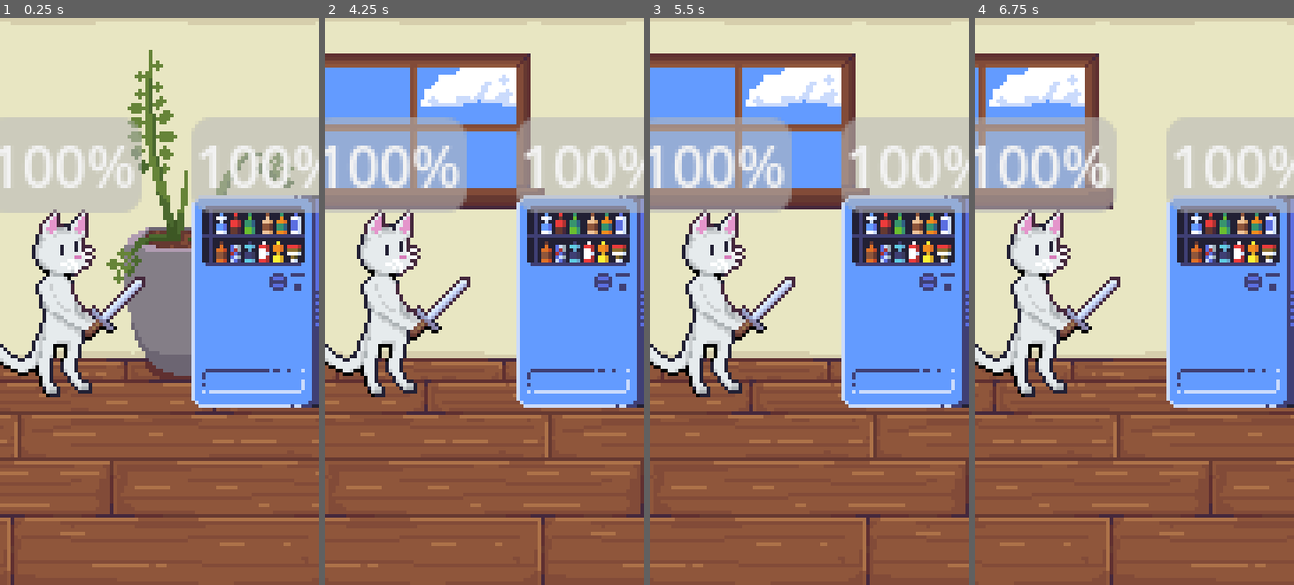
Above: before the commit, frames 1-4 (left to right).
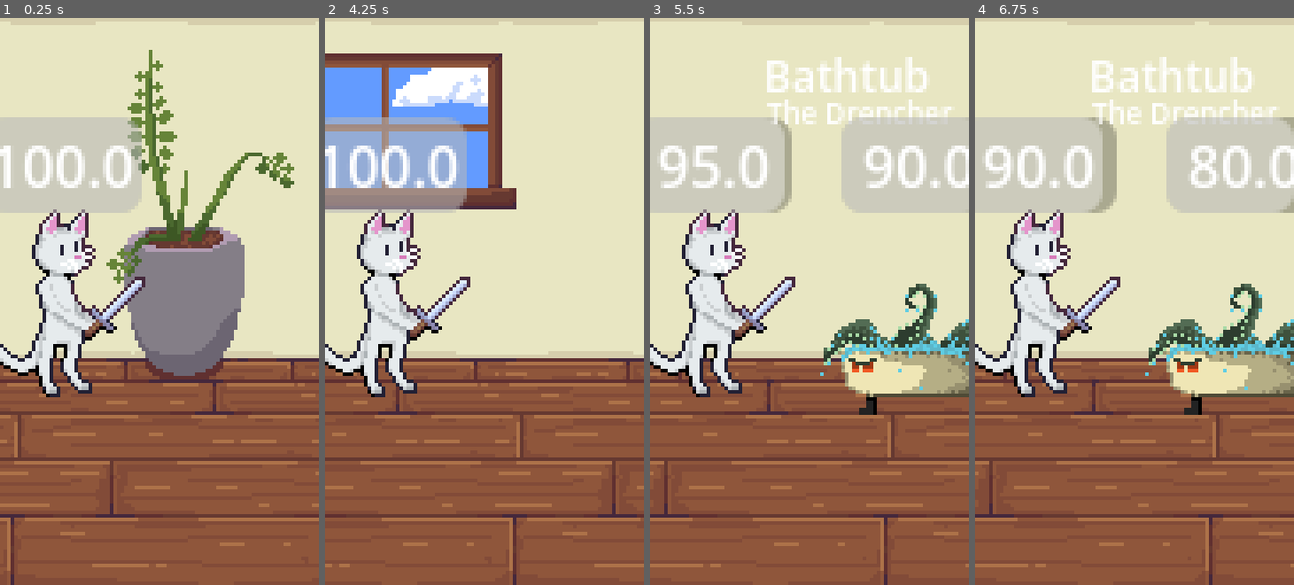
Above: after the commit, the same moments.

Repository: Maksim3l/PixelCats-Go
Game: Godot game, scene res://screens/app.tscn
Same seed, same stepped clock (60 frames per second), same inputs: the game is played once before the commit and once after it.
Inputs:
- Up to frame 1 (0.25 s): no input
- Up to frame 2 (4.25 s): tap Space (pause, bound only before the commit) at 4.15 s
- Up to frame 3 (5.5 s): no input
- Up to frame 4 (6.75 s): tap Enter at 5.75 s; tap Space (pause, bound only before the commit) at 6.5 s

The runs differ from the first frame. In frame 1, 21% of the frame differs, in the area x 27-100%, y 17-69%; in frame 2, 29%; in frame 3, 38%, in the area x 0-100%, y 6-100%; in frame 4, 34%.

Commit message:
feat: (logic) Basic Automatic Battle System
Fixed the problems on the initial commit and added Healthbar that shows the value of the health

Diff:
--- a/project.godot
+++ b/project.godot
@@ -41,21 +41,15 @@
 
 pause={
 "deadzone": 0.2,
-"events": [Object(InputEventKey,"resource_local_to_scene":false,"resource_name":"","device":-1,"window_id":0,"alt_pressed":false,"shift_pressed":false,"ctrl_pressed":false,"meta_pressed":false,"pressed":false,"keycode":0,"physical_keycode":32,"key_label":0,"unicode":32,"location":0,"echo":false,"script":null)
-, Object(InputEventKey,"resource_local_to_scene":false,"resource_name":"","device":-1,"window_id":0,"alt_pressed":false,"shift_pressed":false,"ctrl_pressed":false,"meta_pressed":false,"pressed":false,"keycode":0,"physical_keycode":4194305,"key_label":0,"unicode":0,"location":0,"echo":false,"script":null)
-]
+"events": []
 }
 move_left={
 "deadzone": 0.2,
-"events": [Object(InputEventKey,"resource_local_to_scene":false,"resource_name":"","device":-1,"window_id":0,"alt_pressed":false,"shift_pressed":false,"ctrl_pressed":false,"meta_pressed":false,"pressed":false,"keycode":0,"physical_keycode":65,"key_label":0,"unicode":97,"location":0,"echo":false,"script":null)
-, Object(InputEventKey,"resource_local_to_scene":false,"resource_name":"","device":-1,"window_id":0,"alt_pressed":false,"shift_pressed":false,"ctrl_pressed":false,"meta_pressed":false,"pressed":false,"keycode":0,"physical_keycode":4194319,"key_label":0,"unicode":0,"location":0,"echo":false,"script":null)
-]
+"events": []
 }
 move_right={
 "deadzone": 0.2,
-"events": [Object(InputEventKey,"resource_local_to_scene":false,"resource_name":"","device":-1,"window_id":0,"alt_pressed":false,"shift_pressed":false,"ctrl_pressed":false,"meta_pressed":false,"pressed":false,"keycode":0,"physical_keycode":68,"key_label":0,"unicode":100,"location":0,"echo":false,"script":null)
-, Object(InputEventKey,"resource_local_to_scene":false,"resource_name":"","device":-1,"window_id":0,"alt_pressed":false,"shift_pressed":false,"ctrl_pressed":false,"meta_pressed":false,"pressed":false,"keycode":0,"physical_keycode":4194321,"key_label":0,"unicode":0,"location":0,"echo":false,"script":null)
-]
+"events": []
 }
 
 [rendering]
--- a/resources/enemy/stats/bathtub.tres
+++ b/resources/enemy/stats/bathtub.tres
@@ -1,14 +1,16 @@
-[gd_resource type="Resource" script_class="EnemyStats" load_steps=2 format=3 uid="uid://bj2a11el3x2ds"]
+[gd_resource type="Resource" script_class="EnemyStats" load_steps=3 format=3 uid="uid://bj2a11el3x2ds"]
 
-[ext_resource type="Script" uid="uid://cvr5vbg24gmcm" path="res://resources/enemy_stats.gd" id="1_ume3k"]
+[ext_resource type="Script" uid="uid://cvr5vbg24gmcm" path="res://resources/enemy_stats.gd" id="1_56f30"]
+[ext_resource type="Texture2D" uid="uid://jw5mpxdq2fdy" path="res://characters/enemy/BathtubTheDrencher.png" id="2_56f30"]
 
 [resource]
-script = ExtResource("1_ume3k")
+script = ExtResource("1_56f30")
 name = "Bathtub"
 title = "The Drencher"
 max_health = 100
 attack = 10
 defense = 0
+texture = ExtResource("2_56f30")
 attack_cooldown = 1.5
 experience_reward = 10
 gold_reward = 5
--- a/resources/enemy/stats/can_opener.tres
+++ b/resources/enemy/stats/can_opener.tres
@@ -1,14 +1,16 @@
-[gd_resource type="Resource" script_class="EnemyStats" load_steps=2 format=3 uid="uid://bauwrccu7j3oc"]
+[gd_resource type="Resource" script_class="EnemyStats" load_steps=3 format=3 uid="uid://bauwrccu7j3oc"]
 
-[ext_resource type="Script" uid="uid://cvr5vbg24gmcm" path="res://resources/enemy_stats.gd" id="1_yx8ed"]
+[ext_resource type="Script" uid="uid://cvr5vbg24gmcm" path="res://resources/enemy_stats.gd" id="1_8yy6v"]
+[ext_resource type="Texture2D" uid="uid://dnqxx5cy4g55w" path="res://characters/enemy/Machine.png" id="2_f3tq5"]
 
 [resource]
-script = ExtResource("1_yx8ed")
+script = ExtResource("1_8yy6v")
 name = "Slave"
 title = "The Can Openener"
 max_health = 200
 attack = 10
 defense = 5
+texture = ExtResource("2_f3tq5")
 attack_cooldown = 1.5
 experience_reward = 10
 gold_reward = 5
--- a/resources/enemy/stats/cat_god_f1.tres
+++ b/resources/enemy/stats/cat_god_f1.tres
@@ -1,14 +1,16 @@
-[gd_resource type="Resource" script_class="EnemyStats" load_steps=2 format=3 uid="uid://dn6qgudusv5oa"]
+[gd_resource type="Resource" script_class="EnemyStats" load_steps=3 format=3 uid="uid://dn6qgudusv5oa"]
 
-[ext_resource type="Script" uid="uid://cvr5vbg24gmcm" path="res://resources/enemy_stats.gd" id="1_xa0yo"]
+[ext_resource type="Script" uid="uid://cvr5vbg24gmcm" path="res://resources/enemy_stats.gd" id="1_cci0g"]
+[ext_resource type="Texture2D" uid="uid://dnqxx5cy4g55w" path="res://characters/enemy/Machine.png" id="2_e2hxa"]
 
 [resource]
-script = ExtResource("1_xa0yo")
+script = ExtResource("1_cci0g")
 name = "Cat God"
 title = "The Magnificent"
 max_health = 800
 attack = 20
 defense = 15
+texture = ExtResource("2_e2hxa")
 attack_cooldown = 1.3
 experience_reward = 10
 gold_reward = 5
--- a/resources/enemy/stats/cat_god_f2.tres
+++ b/resources/enemy/stats/cat_god_f2.tres
@@ -1,14 +1,16 @@
-[gd_resource type="Resource" script_class="EnemyStats" load_steps=2 format=3 uid="uid://cy5dctn26bawt"]
+[gd_resource type="Resource" script_class="EnemyStats" load_steps=3 format=3 uid="uid://cy5dctn26bawt"]
 
-[ext_resource type="Script" uid="uid://cvr5vbg24gmcm" path="res://resources/enemy_stats.gd" id="1_rsa6g"]
+[ext_resource type="Script" uid="uid://cvr5vbg24gmcm" path="res://resources/enemy_stats.gd" id="1_q63wc"]
+[ext_resource type="Texture2D" uid="uid://dnqxx5cy4g55w" path="res://characters/enemy/Machine.png" id="2_r7b4v"]
 
 [resource]
-script = ExtResource("1_rsa6g")
+script = ExtResource("1_q63wc")
 name = "Fido"
 title = "The Fake God"
 max_health = 1000
 attack = 50
 defense = 20
+texture = ExtResource("2_r7b4v")
 attack_cooldown = 2.0
 experience_reward = 10
 gold_reward = 5
--- a/resources/enemy/stats/mirror.tres
+++ b/resources/enemy/stats/mirror.tres
@@ -1,14 +1,16 @@
-[gd_resource type="Resource" script_class="EnemyStats" load_steps=2 format=3 uid="uid://bgji6rxeueb50"]
+[gd_resource type="Resource" script_class="EnemyStats" load_steps=3 format=3 uid="uid://bgji6rxeueb50"]
 
-[ext_resource type="Script" uid="uid://cvr5vbg24gmcm" path="res://resources/enemy_stats.gd" id="1_lntor"]
+[ext_resource type="Script" uid="uid://cvr5vbg24gmcm" path="res://resources/enemy_stats.gd" id="1_cmy74"]
+[ext_resource type="Texture2D" uid="uid://dnqxx5cy4g55w" path="res://characters/enemy/Machine.png" id="2_njtau"]
 
 [resource]
-script = ExtResource("1_lntor")
+script = ExtResource("1_cmy74")
 name = "Mirror"
 title = "The Doppelganger"
 max_health = 250
 attack = 15
 defense = 10
+texture = ExtResource("2_njtau")
 attack_cooldown = 1.5
 experience_reward = 10
 gold_reward = 5
--- a/resources/enemy/stats/roomba.tres
+++ b/resources/enemy/stats/roomba.tres
@@ -1,16 +1,16 @@
 [gd_resource type="Resource" script_class="EnemyStats" load_steps=3 format=3 uid="uid://camschyompbni"]
 
 [ext_resource type="Script" uid="uid://cvr5vbg24gmcm" path="res://resources/enemy_stats.gd" id="1_ogybn"]
-[ext_resource type="Texture2D" uid="uid://dnqxx5cy4g55w" path="res://characters/enemy/Machine.png" id="2_u0wch"]
+[ext_resource type="Texture2D" uid="uid://d4dpube1pcder" path="res://characters/enemy/roomba_1.png" id="2_ogybn"]
 
 [resource]
 script = ExtResource("1_ogybn")
 name = "Roomba"
 title = "The Unstoppable"
-max_health = 100
+max_health = 150
 attack = 12
 defense = 5
-texture = ExtResource("2_u0wch")
+texture = ExtResource("2_ogybn")
 attack_cooldown = 1.0
 experience_reward = 10
 gold_reward = 5
--- a/resources/enemy/stats/water_hose.tres
+++ b/resources/enemy/stats/water_hose.tres
@@ -1,14 +1,16 @@
-[gd_resource type="Resource" script_class="EnemyStats" load_steps=2 format=3 uid="uid://y3elvsj7m0j3"]
+[gd_resource type="Resource" script_class="EnemyStats" load_steps=3 format=3 uid="uid://y3elvsj7m0j3"]
 
-[ext_resource type="Script" uid="uid://cvr5vbg24gmcm" path="res://resources/enemy_stats.gd" id="1_we2nk"]
+[ext_resource type="Script" uid="uid://cvr5vbg24gmcm" path="res://resources/enemy_stats.gd" id="1_06v2u"]
+[ext_resource type="Texture2D" uid="uid://dnqxx5cy4g55w" path="res://characters/enemy/Machine.png" id="2_v1prd"]
 
 [resource]
-script = ExtResource("1_we2nk")
+script = ExtResource("1_06v2u")
 name = "Water Hose"
 title = "The Garden Serpent"
 max_health = 300
 attack = 20
 defense = 10
+texture = ExtResource("2_v1prd")
 attack_cooldown = 1.5
 experience_reward = 10
 gold_reward = 5
--- a/screens/app.tscn
+++ b/screens/app.tscn
@@ -11,7 +11,6 @@
 [ext_resource type="Script" uid="uid://b6oe1ot2ejq3s" path="res://scripts/events/calculate_bg.gd" id="5_k8m7a"]
 [ext_resource type="PackedScene" uid="uid://c4ot3ksjrurvq" path="res://screens/player.tscn" id="6_30i37"]
 [ext_resource type="Resource" uid="uid://bauwrccu7j3oc" path="res://resources/enemy/stats/can_opener.tres" id="6_c6ktl"]
-[ext_resource type="PackedScene" uid="uid://h8brxvmkyg2o" path="res://screens/enemy.tscn" id="7_2rbw6"]
 [ext_resource type="Resource" uid="uid://y3elvsj7m0j3" path="res://resources/enemy/stats/water_hose.tres" id="7_nsrmf"]
 [ext_resource type="Script" uid="uid://de0clhe7b3v7d" path="res://scripts/test_cam.gd" id="8_jgn6f"]
 [ext_resource type="Resource" uid="uid://dn6qgudusv5oa" path="res://resources/enemy/stats/cat_god_f1.tres" id="8_v6a0r"]
@@ -52,8 +51,10 @@
 
 [sub_resource type="RectangleShape2D" id="RectangleShape2D_l216t"]
 
-[node name="Battle Arena" type="Node2D"]
+[node name="Battle Arena" type="Node2D" node_paths=PackedStringArray("enemy_spawn_point", "player_character")]
 script = ExtResource("1_2rbw6")
+enemy_spawn_point = NodePath("Organizer/CenterRight/spawn_enemy")
+player_character = NodePath("Organizer/CenterLeft/player")
 enemy_types = Array[ExtResource("2_l216t")]([ExtResource("3_q5w02"), ExtResource("4_vg0s6"), ExtResource("5_5kvnb"), ExtResource("6_c6ktl"), ExtResource("7_nsrmf"), ExtResource("8_v6a0r"), ExtResource("9_bmmfm")])
 
 [node name="Organizer" type="CanvasLayer" parent="."]
@@ -121,11 +122,17 @@
 size_flags_horizontal = 8
 size_flags_vertical = 4
 
-[node name="enemy" parent="Organizer/CenterRight" instance=ExtResource("7_2rbw6")]
+[node name="spawn_enemy" type="Node2D" parent="Organizer/CenterRight"]
 
 [node name="Camera2D" type="Camera2D" parent="."]
 script = ExtResource("8_jgn6f")
 
 [node name="Timer" type="Timer" parent="."]
+wait_time = 5.0
+autostart = true
 
+[connection signal="battle_ended" from="." to="Organizer/Center/ParallaxBackground/ParallaxLayer/Switchbox" method="_on_battle_arena_battle_ended"]
+[connection signal="battle_ended" from="." to="Camera2D" method="_on_battle_arena_battle_ended"]
+[connection signal="battle_started" from="." to="Organizer/Center/ParallaxBackground/ParallaxLayer/Switchbox" method="_on_battle_arena_battle_started"]
+[connection signal="battle_started" from="." to="Camera2D" method="_on_battle_arena_battle_started"]
 [connection signal="timeout" from="Timer" to="." method="_on_timer_timeout"]
--- a/screens/enemy.tscn
+++ b/screens/enemy.tscn
@@ -1,9 +1,15 @@
-[gd_scene load_steps=7 format=3 uid="uid://h8brxvmkyg2o"]
+[gd_scene load_steps=9 format=3 uid="uid://h8brxvmkyg2o"]
 
 [ext_resource type="Script" uid="uid://cgq4gmvorh2hn" path="res://scripts/creature/enemy.gd" id="1_h737n"]
 [ext_resource type="Texture2D" uid="uid://dnqxx5cy4g55w" path="res://characters/enemy/Machine.png" id="2_83ito"]
 [ext_resource type="Resource" uid="uid://camschyompbni" path="res://resources/enemy/stats/roomba.tres" id="2_hj34r"]
-[ext_resource type="Script" uid="uid://dardd46yf6176" path="res://scripts/events/health_bar.gd" id="3_dn3yq"]
+[ext_resource type="PackedScene" uid="uid://bl8dq63e4q50s" path="res://screens/health_bar.tscn" id="3_hj34r"]
+
+[sub_resource type="LabelSettings" id="LabelSettings_hj34r"]
+font_size = 12
+
+[sub_resource type="LabelSettings" id="LabelSettings_lqn1i"]
+font_size = 8
 
 [sub_resource type="RectangleShape2D" id="RectangleShape2D_dwxfe"]
 size = Vector2(44, 60)
@@ -23,6 +29,26 @@
 script = ExtResource("1_h737n")
 enemy_data = ExtResource("2_hj34r")
 
+[node name="Name" type="Label" parent="."]
+offset_left = -44.0
+offset_top = -75.0
+offset_right = -4.0
+offset_bottom = -52.0
+label_settings = SubResource("LabelSettings_hj34r")
+horizontal_alignment = 1
+vertical_alignment = 1
+
+[node name="Title" type="Label" parent="."]
+offset_left = -43.0
+offset_top = -64.0
+offset_right = -3.0
+offset_bottom = -41.0
+label_settings = SubResource("LabelSettings_lqn1i")
+horizontal_alignment = 1
+vertical_alignment = 1
+
+[node name="HealthBar" parent="." instance=ExtResource("3_hj34r")]
+
 [node name="CollisionShape2D" type="CollisionShape2D" parent="."]
 shape = SubResource("RectangleShape2D_dwxfe")
 
@@ -30,16 +56,6 @@
 texture_filter = 1
 sprite_frames = SubResource("SpriteFrames_h737n")
 
-[node name="HealthBar" type="ProgressBar" parent="."]
-texture_filter = 1
-offset_left = -22.0
-offset_top = -52.0
-offset_right = 22.0
-offset_bottom = -25.0
-min_value = 100.0
-value = 100.0
-script = ExtResource("3_dn3yq")
-
 [node name="AttackTimer" type="Timer" parent="."]
 
 [connection signal="timeout" from="AttackTimer" to="." method="_on_attack_timer_timeout"]
--- /dev/null
+++ b/screens/health_bar.tscn
@@ -0,0 +1,23 @@
+[gd_scene load_steps=2 format=3 uid="uid://bl8dq63e4q50s"]
+
+[ext_resource type="Script" uid="uid://dardd46yf6176" path="res://scripts/events/health_bar.gd" id="1_uvylo"]
+
+[node name="HealthBar" type="ProgressBar"]
+texture_filter = 1
+offset_left = -22.0
+offset_top = -52.0
+offset_right = 22.0
+offset_bottom = -25.0
+value = 100.0
+show_percentage = false
+script = ExtResource("1_uvylo")
+
+[node name="HealthLabel" type="Label" parent="."]
+layout_mode = 0
+offset_right = 44.0
+offset_bottom = 27.0
+text = "0"
+horizontal_alignment = 1
+vertical_alignment = 1
+
+[connection signal="value_changed" from="." to="." method="_on_value_changed"]
--- a/screens/player.tscn
+++ b/screens/player.tscn
@@ -3,7 +3,7 @@
 [ext_resource type="Script" uid="uid://ctjyh76sb71o2" path="res://scripts/creature/player.gd" id="1_5jwn5"]
 [ext_resource type="Texture2D" uid="uid://bbxust6tjsc1n" path="res://characters/main/temp.png" id="2_5k2th"]
 [ext_resource type="Texture2D" uid="uid://dfdocskieec21" path="res://characters/main/main.png" id="3_5k2th"]
-[ext_resource type="Script" uid="uid://dardd46yf6176" path="res://scripts/events/health_bar.gd" id="4_8qnwq"]
+[ext_resource type="PackedScene" uid="uid://bl8dq63e4q50s" path="res://screens/health_bar.tscn" id="4_8qnwq"]
 
 [sub_resource type="AtlasTexture" id="AtlasTexture_x8rub"]
 atlas = ExtResource("2_5k2th")
@@ -89,12 +89,6 @@
 
 [node name="AttackTimer" type="Timer" parent="."]
 
-[node name="HealthBar" type="ProgressBar" parent="."]
-texture_filter = 1
-offset_left = -22.0
-offset_top = -52.0
-offset_right = 22.0
-offset_bottom = -25.0
-min_value = 100.0
-value = 100.0
-script = ExtResource("4_8qnwq")
+[node name="HealthBar" parent="." instance=ExtResource("4_8qnwq")]
+
+[connection signal="timeout" from="AttackTimer" to="." method="_on_attack_timer_timeout"]
--- a/scripts/creature/enemy.gd
+++ b/scripts/creature/enemy.gd
@@ -6,18 +6,25 @@
 var current_health: int
 var target = null
 var can_attack: bool = true
+var battle = null
 
 @onready var sprite = $AnimatedSprite2D
 @onready var health_bar = $HealthBar
 @onready var attack_timer = $AttackTimer
+@onready var nameLabel = $Name
+@onready var titleLabel = $Title
 
 func _ready():
 	current_health = enemy_data.max_health
+
 	sprite.sprite_frames.remove_frame('default', 0)
 	sprite.sprite_frames.add_frame('default', enemy_data.texture, 0)
+
 	health_bar.max_value = enemy_data.max_health
 	health_bar.value = current_health
 	attack_timer.wait_time = enemy_data.attack_cooldown
+	nameLabel.text = enemy_data.name
+	titleLabel.text = enemy_data.title
 
 func _process(delta):
 	if target and can_attack:
@@ -38,8 +45,7 @@
 		die()
 
 func die():
-	var battle_system = get_parent()
-	battle_system.enemy_defeated(enemy_data.experience_reward, enemy_data.gold_reward)
+	battle.enemy_defeated(enemy_data.experience_reward, enemy_data.gold_reward)
 	queue_free()
 
 func _on_attack_timer_timeout():
--- a/scripts/creature/player.gd
+++ b/scripts/creature/player.gd
@@ -3,8 +3,8 @@
 
 var max_health: int = 100
 var current_health: int = max_health
-var attack: int = 15
-var defense: int = 8
+var attack: int = 10
+var defense: int = 5
 var speed: int = 10
 var gold: int = 0
 var experience: int = 0
@@ -15,6 +15,10 @@
 
 var can_attack: bool = true
 var current_target = null
+
+func _ready():
+	health_bar.value = current_health
+	health_bar.max_value = max_health
 
 func _process(delta):
 	if current_target and can_attack:
@@ -57,4 +61,6 @@
 	current_health = max_health
 	attack += 2
 	defense += 1
-	# Update UI
+
+func _on_attack_timer_timeout():
+	can_attack = true
--- a/scripts/events/battle.gd
+++ b/scripts/events/battle.gd
@@ -2,7 +2,7 @@
 
 @export var enemy_spawn_point: Node2D
 @export var player_character: Node2D
-@export var enemies_per_battle: int = 3
+@export var enemies_per_battle: int = 1
 @export var enemy_types: Array[EnemyStats] = []
 
 var enemies_defeated: int = 0
@@ -13,6 +13,10 @@
 var easy_enemies: Array[int] = [0, 1, 2]
 var medium_enemies: Array[int] = [3, 4, 5, 6]
 var hard_enemies: Array[int] = [7, 8, 9]
+@onready var timer = $Timer
+
+signal battle_started
+signal battle_ended
 
 func _ready():
 	randomize()
@@ -20,10 +24,11 @@
 func start_battle():
 	battle_active = true
 	enemies_defeated = 0
-	spawn_enemies()
+	emit_signal("battle_started")
+	spawn_specific_difficulty_enemy(1,0)
+	#spawn_enemies()
 
 func spawn_enemies():
-
 	for enemy in current_enemies:
 		if is_instance_valid(enemy):
 			enemy.queue_free()
@@ -34,13 +39,10 @@
 
 		var random_index = randi() % enemy_types.size()
 		enemy_instance.enemy_data = enemy_types[random_index]
-
-		var offset = Vector2(i * 100, 0)
-		enemy_instance.position = enemy_spawn_point.position + offset
-
 		enemy_instance.target = player_character
-
-		add_child(enemy_instance)
+		player_character.current_target = enemy_instance
+		enemy_instance.battle = self
+		enemy_spawn_point.add_child(enemy_instance)
 
 func select_enemy_by_difficulty() -> EnemyStats:
 	var pool_to_use: Array[int]
@@ -66,15 +68,12 @@
 	var position_offset = 0
 	for i in range(enemy_counts.hard):
 		spawn_specific_difficulty_enemy(3, position_offset)
-		position_offset += 100
 
 	for i in range(enemy_counts.medium):
 		spawn_specific_difficulty_enemy(2, position_offset)
-		position_offset += 100
 
 	for i in range(enemy_counts.easy):
 		spawn_specific_difficulty_enemy(1, position_offset)
-		position_offset += 100
 
 func spawn_specific_difficulty_enemy(difficulty: int, offset: float):
 	var enemy_instance = preload("res://screens/enemy.tscn").instantiate()
@@ -88,13 +87,12 @@
 
 	var random_index = pool_to_use[randi() % pool_to_use.size()]
 	enemy_instance.enemy_data = enemy_types[random_index]
-	enemy_instance.position = enemy_spawn_point.position + Vector2(offset, 0)
 	enemy_instance.target = player_character
-	add_child(enemy_instance)
-	current_enemies.append(enemy_instance)
+	player_character.current_target = enemy_instance
+	enemy_instance.battle = self
+	enemy_spawn_point.add_child(enemy_instance)
 
 func enemy_defeated(exp, gold):
-	# Give rewards to player
 	if player_character.has_method("add_experience"):
 		player_character.add_experience(exp)
 
@@ -105,5 +103,12 @@
 	if enemies_defeated >= enemies_per_battle:
 		battle_complete()
 
+	timer.wait_time = 5
+
 func battle_complete():
 	battle_active = false
+	emit_signal("battle_ended")
+
+func _on_timer_timeout():
+	if battle_active == false:
+		start_battle()
--- a/scripts/events/calculate_bg.gd
+++ b/scripts/events/calculate_bg.gd
@@ -22,10 +22,13 @@
 	change_frame_randomly()
 	connect("body_entered", Callable(self, "_on_body_entered"))
 
-func _process(_delta):
-	if Input.is_action_just_pressed("pause"):
-		is_paused = not is_paused
-
 func _on_body_entered(body):
 	if not is_paused and body == cat:
 		change_frame_randomly()
+
+
+func _on_battle_arena_battle_started():
+	is_paused = true
+
+func _on_battle_arena_battle_ended():
+	is_paused = false
--- a/scripts/events/health_bar.gd
+++ b/scripts/events/health_bar.gd
@@ -1,4 +1,9 @@
 extends ProgressBar
 
+@onready var label = $HealthLabel
+
 func _ready():
-	pass
+	label.text = str(value)
+
+func _on_value_changed(value):
+	label.text = str(value)
--- a/scripts/test_cam.gd
+++ b/scripts/test_cam.gd
@@ -4,12 +4,15 @@
 var is_paused = false
 
 func _process(delta):
-	if Input.is_action_just_pressed("pause"):
-		is_paused = not is_paused
-
 	if not is_paused:
 		var velocity = Vector2.ZERO
 		velocity.x += 1
 		if velocity.length() > 0:
 			velocity = velocity.normalized() * speed
 		position += velocity * delta
+
+func _on_battle_arena_battle_started():
+	is_paused = true
+
+func _on_battle_arena_battle_ended():
+	is_paused = false
Binary file added: characters/enemy/BathtubTheDrencher.png
Not shown, added: characters/enemy/BathtubTheDrencher.png.import
Binary file added: characters/enemy/catgod.png
Not shown, added: characters/enemy/catgod.png.import
Binary file added: characters/enemy/roomba.png
Not shown, added: characters/enemy/roomba.png.import
Binary file added: characters/enemy/roomba_1.png
Not shown, added: characters/enemy/roomba_1.png.import
Not shown: 1 places in screens/app.tscn that only renumber resources
